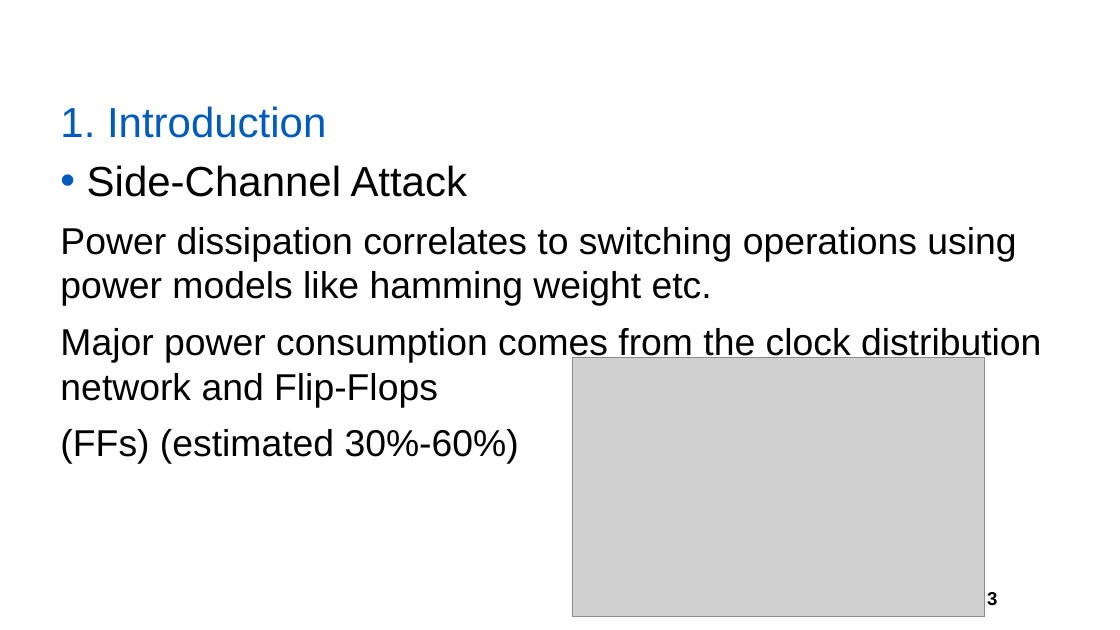
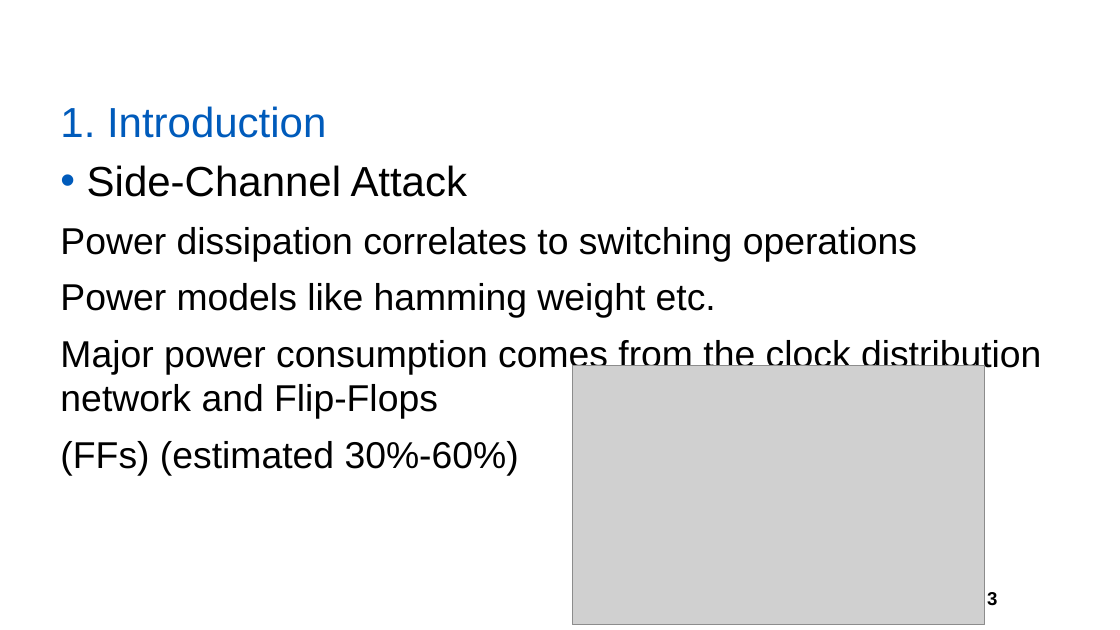
Before and after one commit to yberlin/hello-world, a slide deck: slide 3 of asianhost pre/FPL.pptx. Drawn at 1120x630 pixels with LibreOffice and Linux fonts; fonts in the diff are those of the drawing; grey boxes stand for pictures; background and template pictures are left out. Boxes give left, top, right and bottom in pixels: in the first picture for what was removed or moved away, otherwise in the second. Text is boxed around its words. In the diff, an @@ line names an element or a change of style, - is before the commit and + after.

```diff
--- a/asianhost pre/FPL.pptx
+++ b/asianhost pre/FPL.pptx
@@ text at [60,227,917,318]: text changed @@
-Power dissipation correlates to switching operations using power models like hamming weight etc.
+Power dissipation correlates to switching operations
+Power models like hamming weight etc.
@@ picture: place and size @@
-picture at [572,357,985,617]
+picture at [572,365,985,625]
```
Also in this commit, not shown: 1 slide added, 4 other files.
